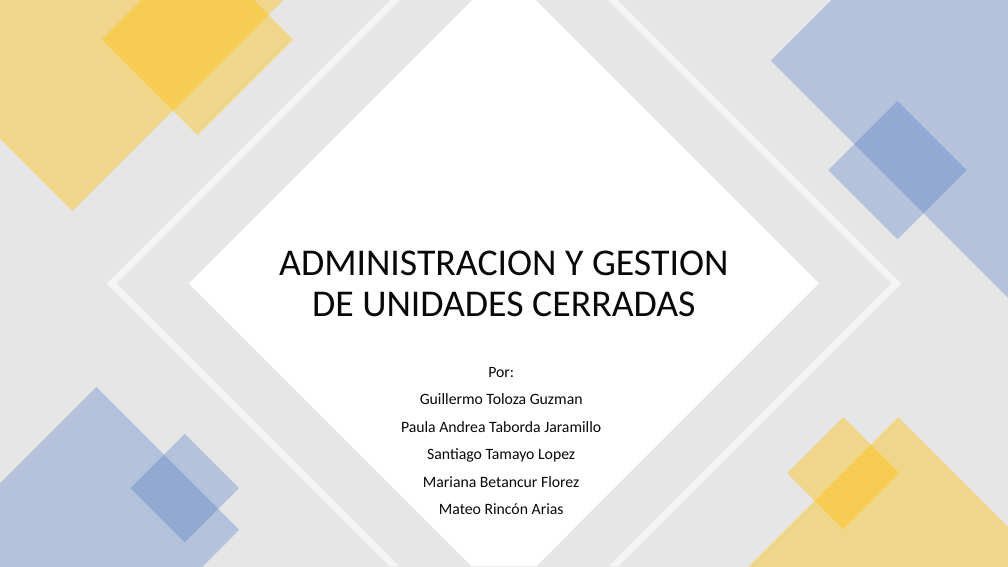
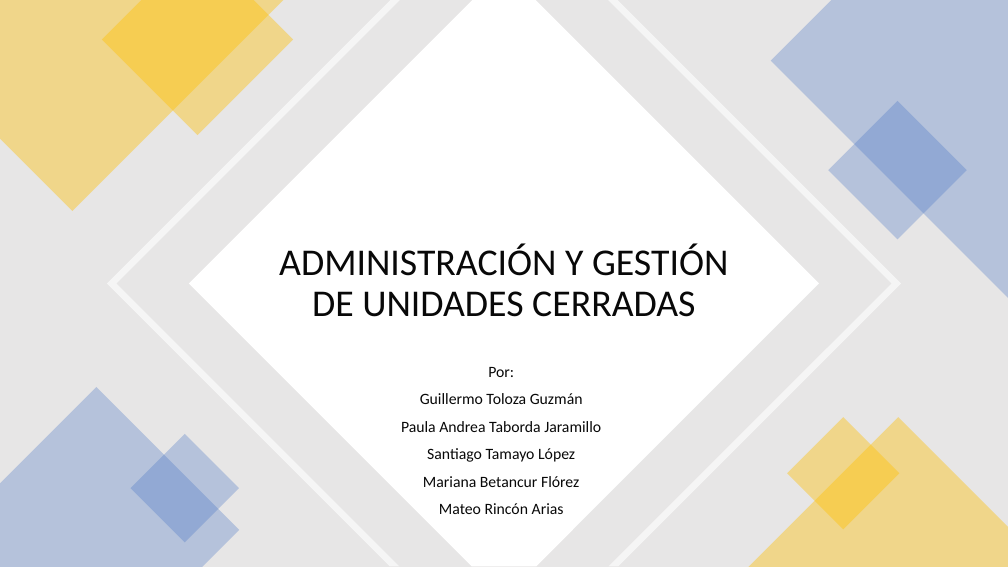
Before and after one commit to marianabetancur18/Ingenieria_Software, a slide deck: slide 1 of Semana 24-28 agosto/Presentación.pptx. Drawn at 1008x567 pixels with LibreOffice and Linux fonts; fonts in the diff are those of the drawing. Boxes give left, top, right and bottom in pixels: in the first picture for what was removed or moved away, otherwise in the second. Text is boxed around its words. In the diff, an @@ line names an element or a change of style, - is before the commit and + after.

```diff
--- a/Semana 24-28 agosto/Presentación.pptx
+++ b/Semana 24-28 agosto/Presentación.pptx
@@ title at box(279, 243, 728, 317): text changed @@
-ADMINISTRACION Y GESTION DE UNIDADES CERRADAS
+ADMINISTRACIÓN Y GESTIÓN DE UNIDADES CERRADAS
@@ subtitle at box(420, 393, 583, 404): text changed @@
-Guillermo Toloza Guzman
+Guillermo Toloza Guzmán
@@ subtitle at box(423, 448, 579, 487): text changed @@
-Santiago Tamayo Lopez
-Mariana Betancur Florez
+Santiago Tamayo López
+Mariana Betancur Flórez
```
Also in this commit, not shown: 1 other slide changed, 1 slide added.
